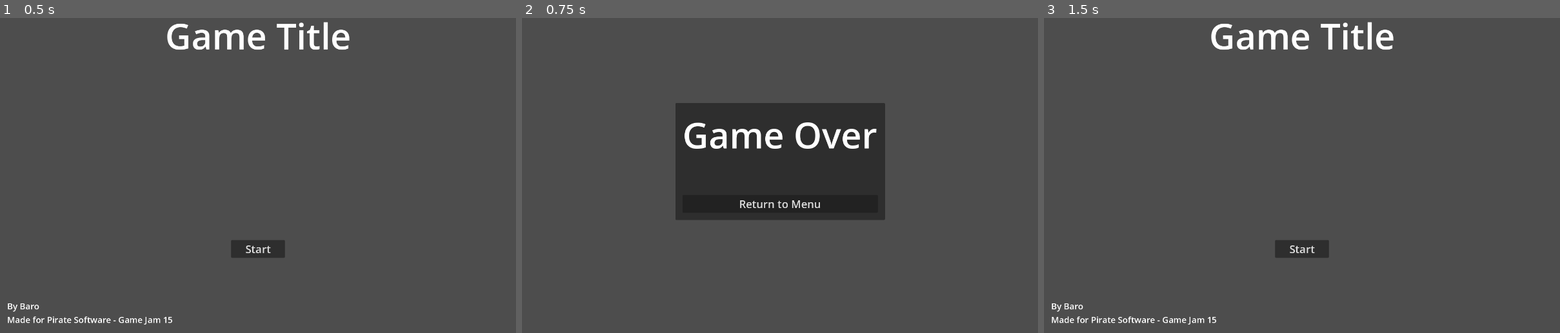
Above: before the commit, frames 1-3 (left to right).
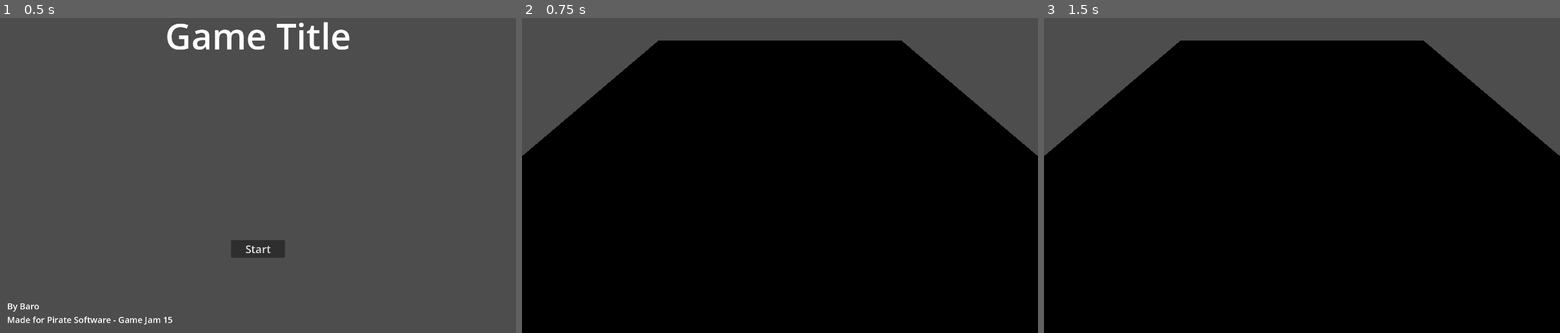
Above: after the commit, the same moments.

Repository: Barodas/game-jam-pirate-software-15
Game: Godot game, scene res://scenes/start_menu.tscn
Same seed, same stepped clock (60 frames per second), same inputs: the game is played once before the commit and once after it.
Inputs (mouse positions are in pixels of both pictures, inside the frame that each line leads up to):
- Up to frame 1 (0.5 s): no input
- Up to frame 2 (0.75 s): click "Start" at 0.5 s
- Up to frame 3 (1.5 s): click (1302, 203) at 1.25 s, where only the run before the commit has a clickable "Return to Menu"

Frame 1 is identical in both runs. In frame 2, 83% of the frame differs, in the area x 0-100%, y 7-100%; in frame 3, 84%, in the area x 0-100%, y 1-100%.

Commit message:
Added Game Board and Camera to scene

Diff:
--- a/scenes/game.tscn
+++ b/scenes/game.tscn
@@ -1,6 +1,10 @@
-[gd_scene load_steps=2 format=3 uid="uid://bu506fv4xr7e5"]
+[gd_scene load_steps=4 format=3 uid="uid://bu506fv4xr7e5"]
 
 [ext_resource type="Script" path="res://scripts/game.gd" id="1_lonwx"]
+
+[sub_resource type="BoxMesh" id="BoxMesh_m024c"]
+
+[sub_resource type="BoxShape3D" id="BoxShape3D_tut34"]
 
 [node name="Game" type="Node"]
 script = ExtResource("1_lonwx")
@@ -14,6 +18,7 @@
 grow_vertical = 2
 
 [node name="GameOver" type="MarginContainer" parent="UI"]
+visible = false
 layout_mode = 1
 anchors_preset = 8
 anchor_left = 0.5
@@ -51,4 +56,19 @@
 theme_override_font_sizes/font_size = 30
 text = "Return to Menu"
 
+[node name="World" type="Node3D" parent="."]
+
+[node name="GameBoard" type="MeshInstance3D" parent="World"]
+transform = Transform3D(10, 0, 0, 0, 1, 0, 0, 0, 10, 0, -0.5, 0)
+mesh = SubResource("BoxMesh_m024c")
+skeleton = NodePath("../..")
+
+[node name="StaticBody3D" type="StaticBody3D" parent="World/GameBoard"]
+
+[node name="CollisionShape3D" type="CollisionShape3D" parent="World/GameBoard/StaticBody3D"]
+shape = SubResource("BoxShape3D_tut34")
+
+[node name="Camera3D" type="Camera3D" parent="World"]
+transform = Transform3D(1, 0, 0, 0, 0.707107, 0.707107, 0, -0.707107, 0.707107, 0, 3, 5)
+
 [connection signal="pressed" from="UI/GameOver/MarginContainer/VBoxContainer/ReturnToMenuButton" to="." method="_on_return_to_menu_button_pressed"]
Not shown, changed: export_presets.cfg
